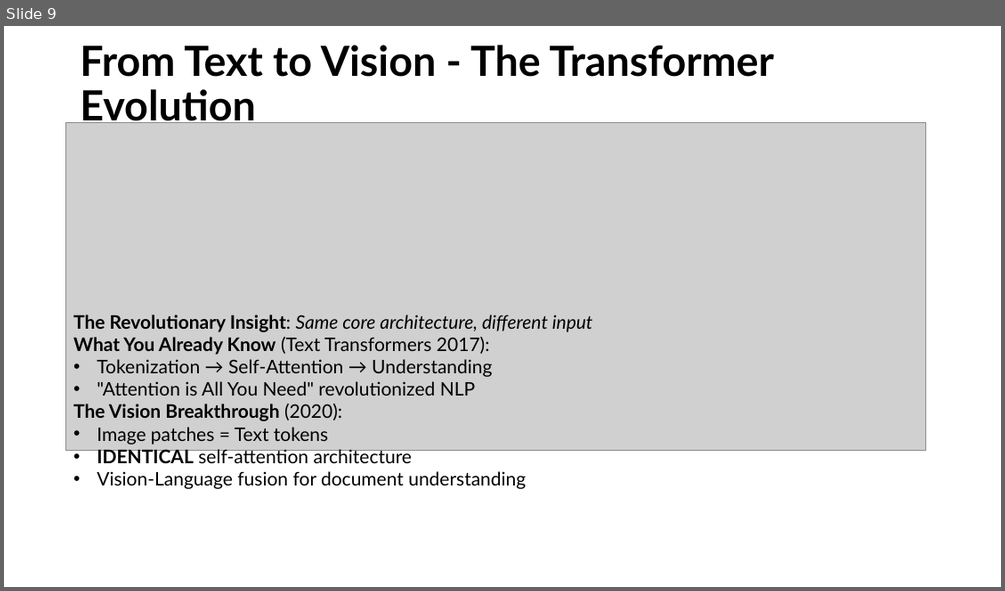
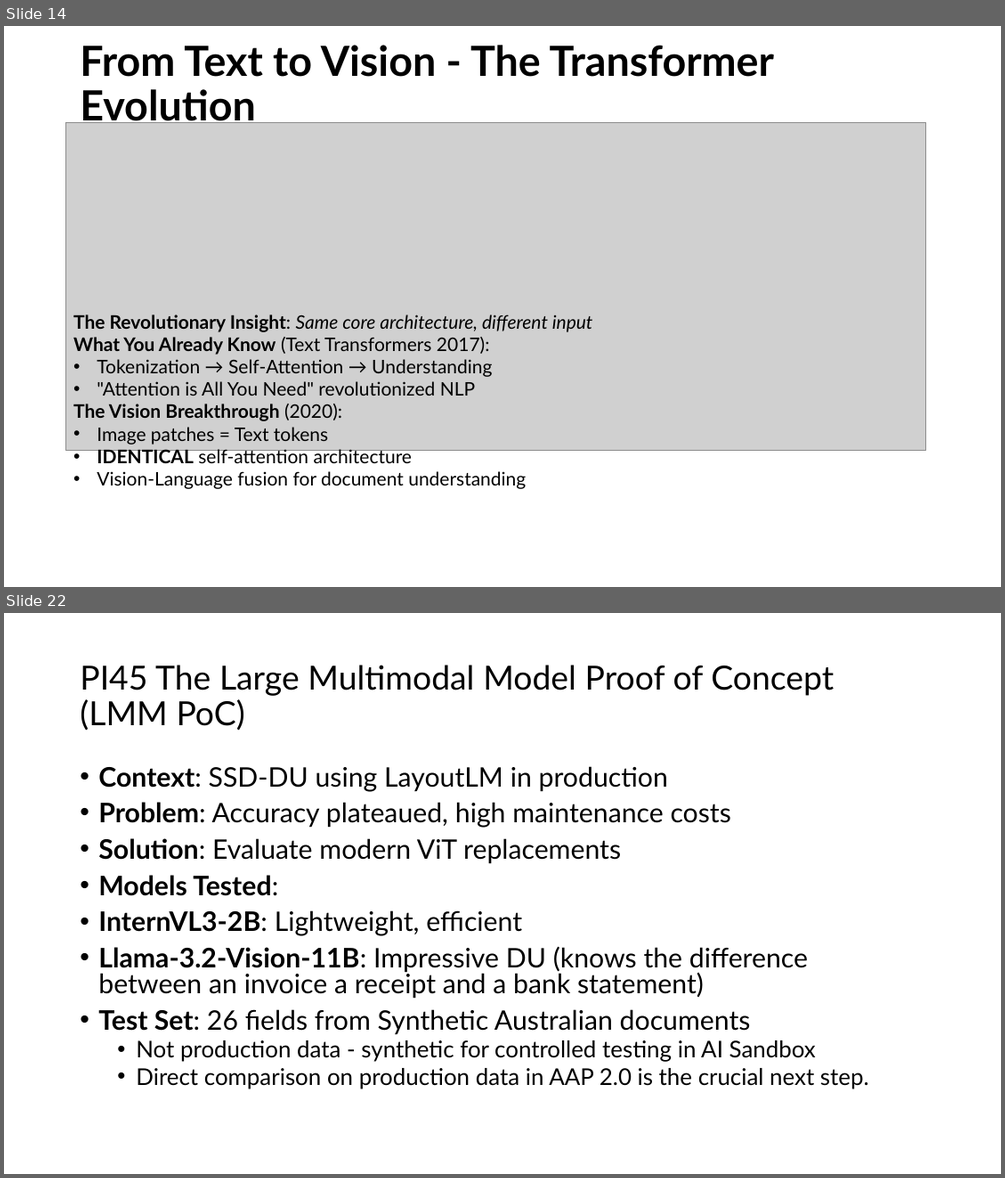
Before and after one commit to tmnestor/unified_vision_processor_minimal, a slide deck: presentation_materials/vision_transformers.pptx. Shown one above the other, each under a label of ours: slide 9 before the commit, slides 14 and 22 after it; the slides between them are not shown. The pictures are 1005x591 and 1005x1178 pixels, drawn with LibreOffice and Linux fonts; fonts in the diff are those of the drawing; grey boxes stand for pictures. Boxes give left, top, right and bottom in pixels: in the first picture for what was removed or moved away, otherwise in the second. Text is boxed around its words. In the diff, an @@ line names an element or a change of style, - is before the commit and + after.

```diff
--- a/presentation_materials/vision_transformers.pptx
+++ b/presentation_materials/vision_transformers.pptx
@@ slide 22 added at box(4, 613, 1001, 1174), background #FFFFFF @@
@@ title added at box(80, 665, 833, 730), 32 pt, text #000000 @@
+PI45 The Large Multimodal Model Proof of Concept (LMM PoC)
@@ text added at box(98, 766, 869, 1089), 25.9 pt, text #000000 @@
+• Context: SSD-DU using LayoutLM in production
+• Problem: Accuracy plateaued, high maintenance costs
+• Solution: Evaluate modern ViT replacements
+• Models Tested:
+• InternVL3-2B: Lightweight, efficient
+• Llama-3.2-Vision-11B: Impressive DU (knows the difference between an invoice a receipt and a bank statement)
+• Test Set: 26 fields from Synthetic Australian documents
+  • Not production data - synthetic for controlled testing in AI Sandbox
+  • Direct comparison on production data in AAP 2.0 is the crucial next step.
@@ what was slide 9 is now slide 14 @@
```
Also in this commit, not shown: 3 slides changed, 13 other slides added, 6 slides removed, 1 other file.
